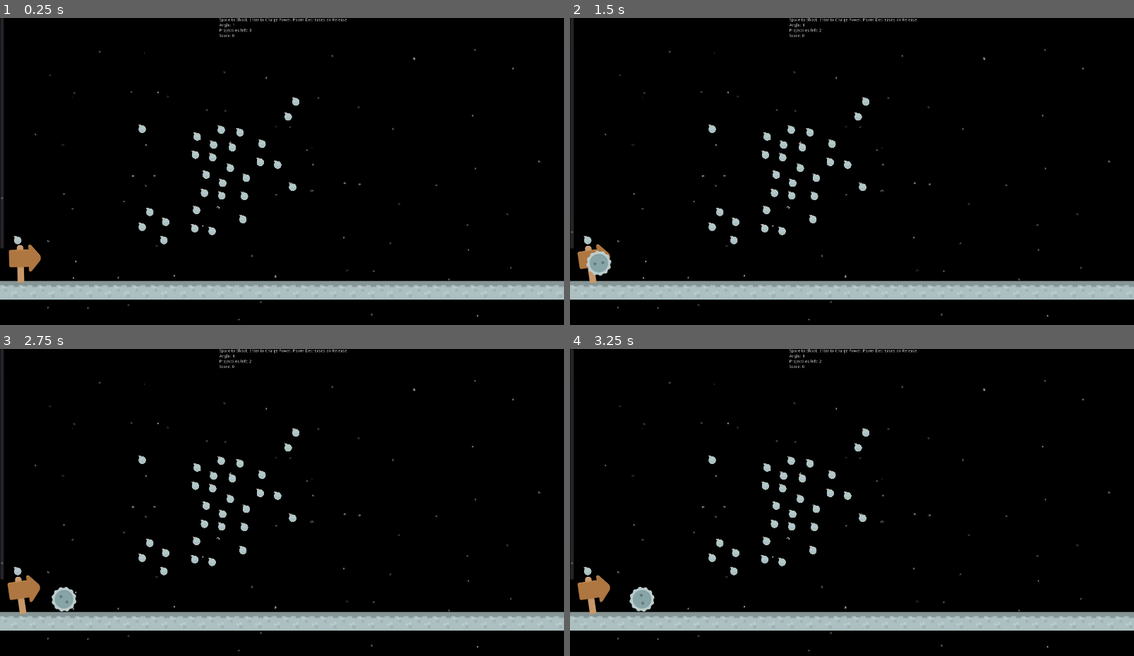
Above: before the commit, frames 1-4 (two rows, left to right).
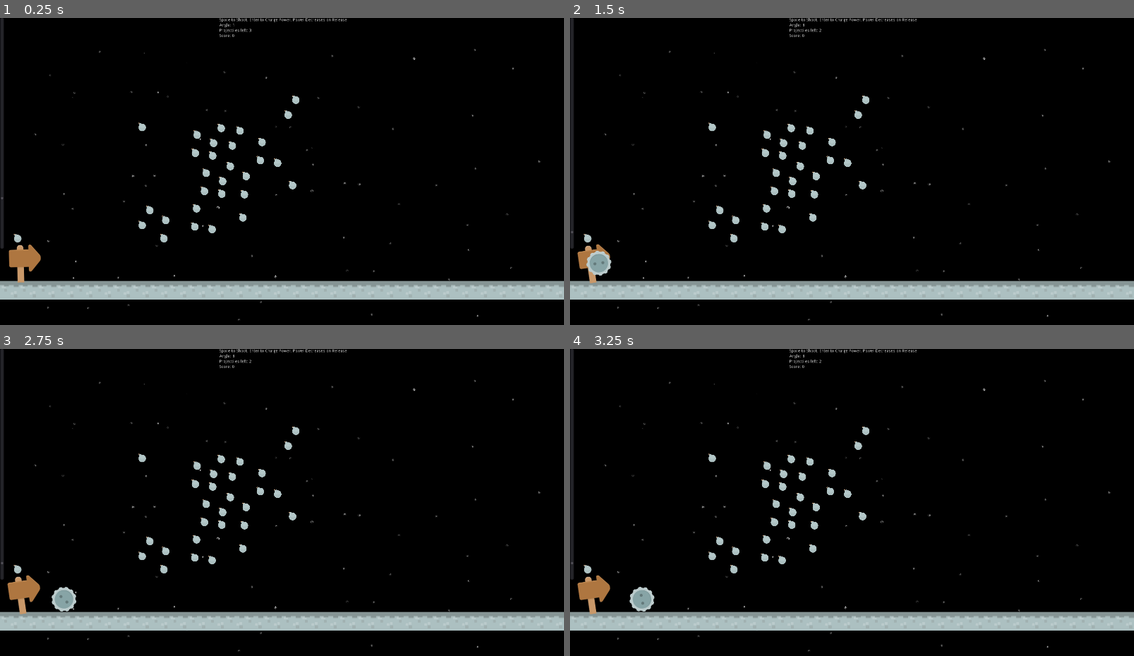
Above: after the commit, the same moments.

Repository: PandorasGit/P1-paroberts
Game: Godot game, scene res://World/World.tscn
Two runs of this game, one before a commit and one after it. Both use one fixed random seed, a clock stepped at 60 frames per second and the inputs below.
Inputs:
- Up to frame 1 (0.25 s): no input
- Up to frame 2 (1.5 s): tap Enter (adjustPower) at 0.5 s; hold Enter (adjustPower) 0.53-1.28 s; tap Space (launch) at 1.35 s
- Up to frame 3 (2.75 s): hold Enter (adjustPower) from 2.03 s (still down)
- Up to frame 4 (3.25 s): release Enter (adjustPower) at 2.78 s; tap Space (launch) at 2.85 s

The runs differ from the first frame. In frame 1, 0.6% of the frame differs, in the area x 2-54%, y 25-74%; in frame 2, 0.6%; in frame 3, 0.6%; in frame 4, 0.6%.

Commit message:
Give Target Object DetonationTimer

Diff:
--- a/project/Target/Target.gd
+++ b/project/Target/Target.gd
@@ -1,22 +1,19 @@
 extends RigidBody2D
 
 var _active := false
-var _timeToExplode := 2400
 signal activated()
 
 
 func _process(_delta):
-	if _timeToExplode <= 0:
-		explode()
+
 
 	if linear_velocity != Vector2(0,0) and not _active:
 		_active = true
 		emit_signal("activated")
 		$Explosion.emitting = true
+		_removeTarget()
 
-	if _active:
-		_timeToExplode -= 10
-
-func explode():
-
+func _removeTarget():
+	$DetonationTimer.start()
+	yield($DetonationTimer, "timeout")
 	queue_free()
--- a/project/Target/Target.tscn
+++ b/project/Target/Target.tscn
@@ -31,3 +31,7 @@
 scale_amount = 8.0
 scale_amount_random = 0.2
 color = Color( 0.545098, 0.109804, 0.109804, 1 )
+
+[node name="DetonationTimer" type="Timer" parent="."]
+wait_time = 3.0
+one_shot = true
--- a/project/World/World.tscn
+++ b/project/World/World.tscn
@@ -56,3 +56,4 @@
 [node name="SoundPlayer" parent="." instance=ExtResource( 6 )]
 
 [node name="TargetLayout" parent="." instance=ExtResource( 4 )]
+position = Vector2( 0, -6 )
